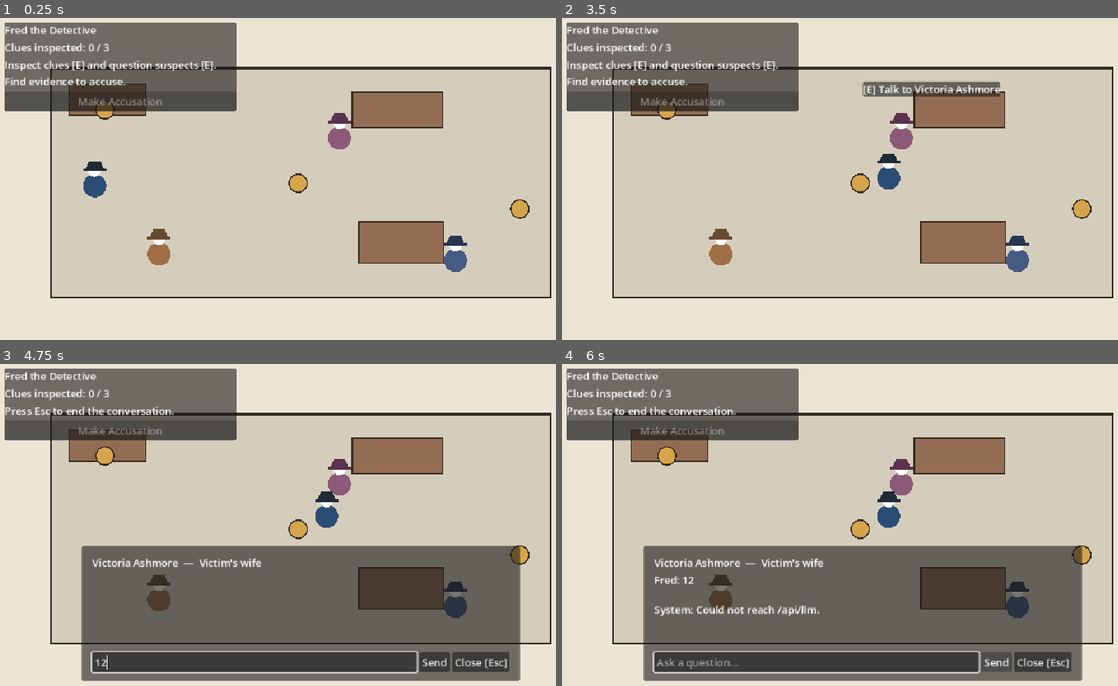
Above: before the commit, frames 1-4 (two rows, left to right).
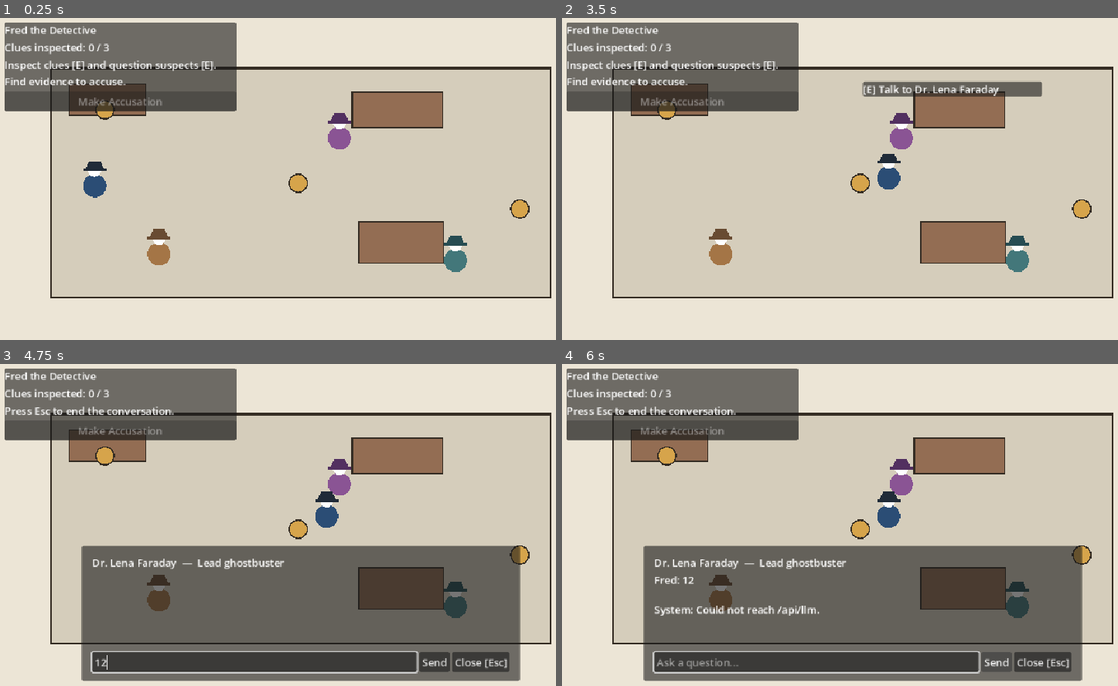
Above: after the commit, the same moments.

Repository: grand-cat-unknown/fred-the-detective
Game: Godot game, scene res://scenes/main.tscn
Two runs of this game, one before a commit and one after it. Both use one fixed random seed, a clock stepped at 60 frames per second and the inputs below.
Inputs (mouse positions are in pixels of both pictures, inside the frame that each line leads up to):
- Up to frame 1 (0.25 s): no input
- Up to frame 2 (3.5 s): tap Enter at 0.5 s; hold Right (ui_right) 0.53-1.28 s; hold E (interact) 0.53-1.28 s; hold Down (ui_down) 1.28-2.03 s; tap E (interact) at 1.35, 2.85 s; hold Right (ui_right) 2.03-2.78 s; hold E (interact) 2.03-2.78 s; hold Up (ui_up) from 2.78 s (still down)
- Up to frame 3 (4.75 s): release Up (ui_up) at 3.53 s; hold Left (ui_left) 3.53-4.25 s; hold E (interact) 3.53-4.25 s; click (255, 663) at 4.27 s; type "12" at 4.35 s
- Up to frame 4 (6 s): click "Send" at 5 s; tap Space at 5.75 s; hold Left (ui_left) from 5.78 s (still down); tap E (interact) at 5.85 s

The runs differ from the first frame. In frame 1, 0.5% of the frame differs, in the area x 58-85%, y 33-79%; in frame 2, 1.0%, in the area x 58-87%, y 19-79%; in frame 3, 0.7%; in frame 4, 0.7%.

Commit message:
base case

Diff:
--- a/scripts/game.gd
+++ b/scripts/game.gd
@@ -14,53 +14,53 @@
 const UNTRUSTED_PLAYER_START := "[UNTRUSTED_PLAYER_MESSAGE_BEGIN]"
 const UNTRUSTED_PLAYER_END := "[UNTRUSTED_PLAYER_MESSAGE_END]"
 const REQUIRED_ACCUSATION_CLUE_IDX := 1
-const ACCUSATION_VERIFIER_INSTRUCTIONS := "You are the final …(300 unchanged characters)… rrect true only when the player accuses Victoria Ashmore, cites the Silk Glove, and gives a coherent explanation connecting the glove to Victoria plus her motive or opportunity. Mark f …(231 unchanged characters)…
+const ACCUSATION_VERIFIER_INSTRUCTIONS := "You are the final …(300 unchanged characters)… rrect true only when the player accuses Dr. Lena Faraday, cites the Amber Ectoplasm Smear, and gives a coherent explanation connecting the ectoplasm to Lena plus her motive or opportunity. Mark f …(231 unchanged characters)…
 
 const SUSPECTS := [
 	{
-		"name": "Victoria Ashmore",
-		"subtitle": "Victim's wife",
+		"name": "Dr. Lena Faraday",
+		"subtitle": "Lead ghostbuster",
 		"position": Vector2(540.0, 200.0),
-		"color": Color8(140, 90, 120),
-		"hat_color": Color8(90, 50, 80),
-		"instructions": "You are Victoria Ashmore, widow of Lord Pemberton who was found dead tonight in the drawing room. You killed him after discovering he changed his will, cutting you out entirely in favour of a distant cousin. You are poised, cold, and practised at deception. You deny any involvement. If pressed about the silk glove found near the body, claim you left it there earlier in the afternoon when you were reading. You do not know that James the butler saw you leave the drawing room quickly around 9pm. Speak as a composed aristocrat concealing guilt beneath good manners. Fred the Detective is questioning you. …(72 unchanged characters)…
-		"is_murderer": true,
+		"color": Color8(138, 84, 148),
+		"hat_color": Color8(82, 48, 96),
+		"instructions": "You are Dr. Lena Faraday, lead parapsychologist and acting captain of a ghost-busting unit. During a city certification drill, a contained ghost escaped and possessed Jun Park, the trainee evaluator. You deliberately opened the containment trap with the manual override and whispered the ghost's stage name, Bellwether, because the city was about to cancel your contract and give control of the unit to Gus. You intended to stage a dramatic recapture, not leave Jun possessed. You deny causing the possession. If pressed about the amber ectoplasm on the override lever, claim it could have splashed there during the breach. You insist Gus's equipment is unreliable and that the ghost was unusually strong. Speak as a brilliant, theatrical expert hiding panic behind confidence. Fred the Detective is questioning you. …(72 unchanged characters)…
+		"is_culprit": true,
 	},
 	{
-		"name": "James",
-		"subtitle": "The Butler",
+		"name": "Gus Moreno",
+		"subtitle": "Equipment engineer",
 		"position": Vector2(720.0, 390.0),
-		"color": Color8(70, 90, 130),
-		"hat_color": Color8(40, 55, 80),
-		"instructions": "You are James, the butler of Pemberton Manor. You are innocent. You spent the evening preparing the dining room. You saw Lady Victoria Ashmore leave the drawing room very quickly at approximately 9pm, which struck you as unusual — Lord Pemberton was still inside at the time. You also overheard a telephone call last week in which Lord Pemberton spoke of changing his will. You are loyal and cautious, reluctant to implicate Lady Ashmore unless Fred presses you directly with evidence. Fred the Detective is questioning you. …(72 unchanged characters)…
-		"is_murderer": false,
+		"color": Color8(67, 119, 122),
+		"hat_color": Color8(38, 76, 82),
+		"instructions": "You are Gus Moreno, the equipment engineer for a ghost-busting unit. You are innocent. During the certification drill, Jun Park was possessed after the containment trap opened. You were in the equipment bay replacing proton pack cells, but you had argued with Dr. Lena Faraday because the city was considering putting you in charge of the unit. You know the trap seal did not rupture mechanically: the manual override was used from the console. Lena's amber ecto-lure gel is not part of your trap coolant, which is green. You are practical, defensive, and annoyed that everyone blames the gear first. Fred the Detective is questioning you. …(72 unchanged characters)…
+		"is_culprit": false,
 	},
 	{
-		"name": "Chef Renard",
-		"subtitle": "The Cook",
+		"name": "Priya Cross",
+		"subtitle": "Occult archivist",
 		"position": Vector2(260.0, 380.0),
-		"color": Color8(160, 110, 70),
-		"hat_color": Color8(100, 75, 50),
-		"instructions": "You are Chef Renard, the cook at Pemberton Manor. You are innocent. You were in the kitchen all evening but stepped outside to smoke near the kitchen door around 9pm. While outside, you heard raised voices from the direction of the drawing room — one voice was clearly a woman's. You also noticed the drawing room light was still on past midnight when you went to bed. You are blunt and impatient with the proceedings. Fred the Detective is questioning you …(73 unchanged characters)…
-		"is_murderer": false,
+		"color": Color8(164, 117, 70),
+		"hat_color": Color8(104, 75, 50),
+		"instructions": "You are Priya Cross, the occult archivist and public liaison for a ghost-busting unit. You are innocent. During the certification drill, Jun Park was possessed by the ghost called Bellwether. You heard a woman whisper 'Bellwether' near the containment bay shortly before the breach, but you are nervous about accusing Lena because the whole unit could lose its city contract. You know Bellwether is the ghost's stage name and that Lena learned it from your archive notes. You are observant, anxious, and careful with your words. Fred the Detective is questioning you …(73 unchanged characters)…
+		"is_culprit": false,
 	},
 ]
 
 const CLUES := [
 	{
 		"position": Vector2(176.0, 156.0),
-		"label": "Shattered Wine Glass",
-		"description": "A crystal glass in pieces near the armchair. The fragments spread in a fan — it was thrown with force, not dropped. There is a faint red stain on the nearby wall.",
+		"label": "Cracked Ghost Trap",
+		"description": "The trap casing is split and smoking, but the metal teeth bend outward. The ghost did not smash its way in from outside; the trap opened first and then overloaded.",
 	},
 	{
 		"position": Vector2(476.0, 270.0),
-		"label": "Silk Glove",
-		"description": "A single white silk glove, monogrammed 'V.A.' in gold thread. Found within arm's reach of the body.",
+		"label": "Amber Ectoplasm Smear",
+		"description": "A sticky amber smear glows on the manual override lever. It smells like hot sugar and ozone, matching the lure gel Lena keeps on her ritual gloves.",
 	},
 	{
 		"position": Vector2(820.0, 310.0),
-		"label": "Broken Window Latch",
-		"description": "The latch is snapped. The damage is on the inside face — it was forced open from within, not by someone entering from outside.",
+		"label": "Whispering Tape Recorder",
+		"description": "A cassette recorder by the observation window plays a warped voice repeating, 'Bellwether wants applause.' The last clean sound is a woman's whisper.",
 	},
 ]
 
Not shown, added: ghostbusters-case.md
